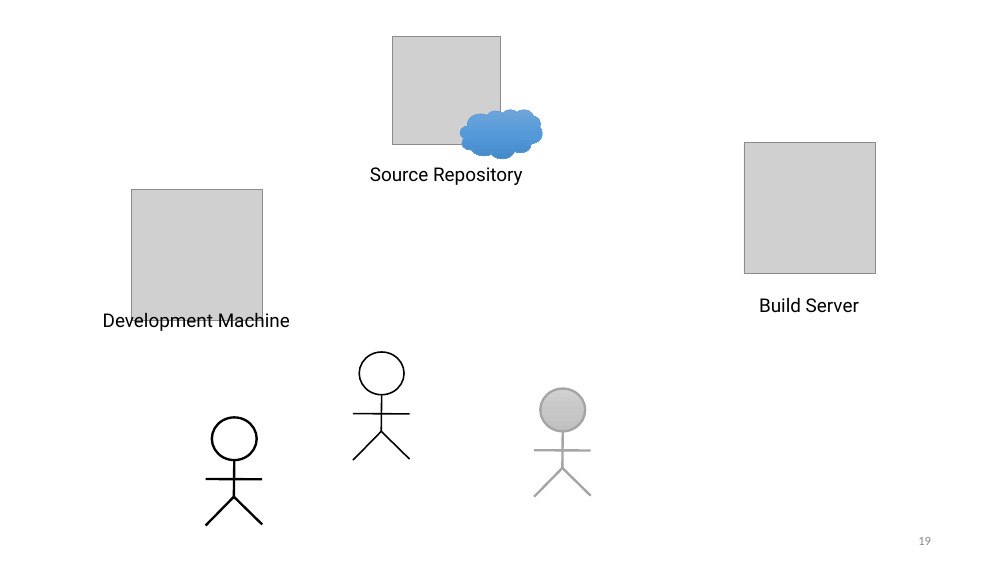
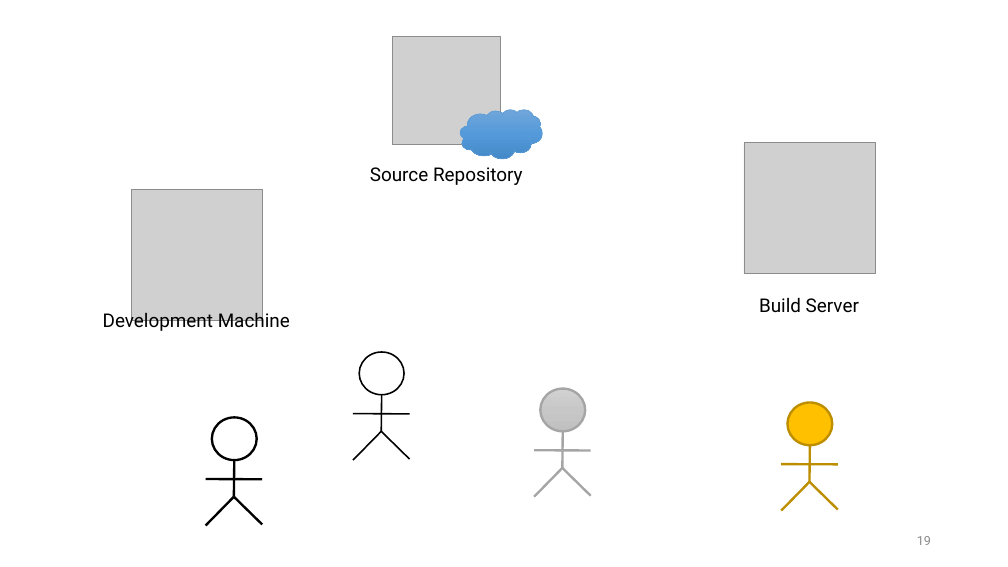
Before and after one commit to liepnguyen/Planru, a slide deck: slide 19 of Documents/Lessons Learned From Agile Quality Assurance In Scrum.pptx. Drawn at 1008x567 pixels with LibreOffice and Linux fonts; fonts in the diff are those of the drawing; grey boxes stand for pictures. Boxes give left, top, right and bottom in pixels: in the first picture for what was removed or moved away, otherwise in the second. Text is boxed around its words. In the diff, an @@ line names an element or a change of style, - is before the commit and + after.

```diff
--- a/Documents/Lessons Learned From Agile Quality Assurance In Scrum.pptx
+++ b/Documents/Lessons Learned From Agile Quality Assurance In Scrum.pptx
@@ group added at box(781, 402, 838, 510): 4 lines, 1 ellipse @@
@@ page number at box(917, 536, 931, 545): font Calibri to Roboto @@
```
Also in this commit, not shown: 15 other slides changed.
